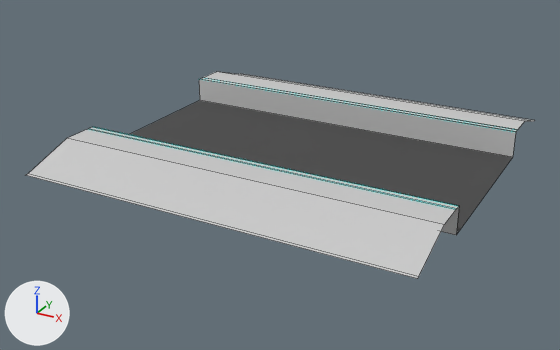
The FBX model BODY/Assets/Main/Meshes/Environment/rails/pressure_plate/pressure_plate_base_heavy_straight_01.FBX, before and after one commit.
Before and after are seen from a 50 mm camera at (3.52, -6.89, 3.04) aimed at (-0.14, -0.24, -0.28). Lighting does not change. The marker at lower left points along +X, +Y and +Z. Mesh edges are drawn as thin lines. Where no turn or scale is listed for an object, it has been applied to the vertices.

The older version as bpy lines, for what is in view:
```python
me_mesh = bpy.data.meshes.new('Mesh')
me_mesh.from_pydata(...)  # 32 vertices, 15 faces; spans x -2.0..2.0, y -2.0..2.0, z -0.1..0.18
# faces by material slot: [10, 1, 4]
me_mesh.materials.append(mat_rahmen)  # light grey #cacaca
me_mesh.materials.append(mat_schiene)  # dark grey #474747
me_mesh.materials.append(mat_glow)  # cyan #00fdf6
# before: 0 (2.0, 1.0, 0.18) at pixel (515, 132), 1 (2.0, 1.02, 0.18) at pixel (516, 131), 4 (2.0, 1.4, 0.18) at pixel (524, 121), 5 (2.0, 1.09, 0.18) at pixel (517, 129), 6 (2.0, 1.07, 0.18) at pixel (517, 130)
# before: 8 (-2.0, 1.0, 0.18) at pixel (198, 79), 10 (-2.0, 1.02, 0.18) at pixel (199, 79), 13 (-2.0, 1.09, 0.18) at pixel (202, 77), 14 (-2.0, 1.4, 0.18) at pixel (216, 71), 15 (-2.0, 1.07, 0.18) at pixel (202, 77)
# before: 16 (2.0, -1.0, 0.18) at pixel (459, 205), 18 (2.0, -1.02, 0.18) at pixel (458, 206), 21 (2.0, -1.09, 0.18) at pixel (455, 209), 22 (2.0, -1.4, 0.18) at pixel (444, 224), 23 (2.0, -1.07, 0.18) at pixel (456, 208)
# before: 24 (-2.0, -1.0, 0.18) at pixel (92, 126), 26 (-2.0, -1.02, 0.18) at pixel (91, 127), 29 (-2.0, -1.09, 0.18) at pixel (87, 129), 30 (-2.0, -1.4, 0.18) at pixel (66, 138), 31 (-2.0, -1.07, 0.18) at pixel (88, 128)
ob_pressure_plate_base_heavy_straight_01 = bpy.data.objects.new('pressure_plate_base_heavy_straight_01', me_mesh)
ob_pressure_plate_base_heavy_straight_01.location = (0.0, 0.0, 0.0)
```
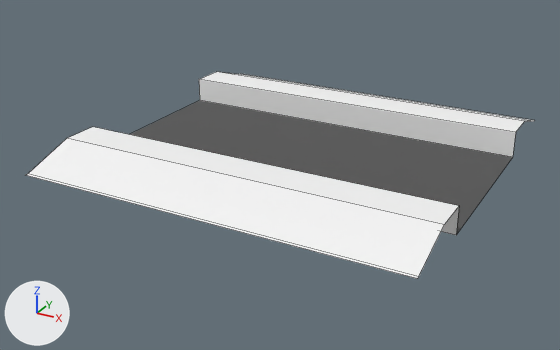
Diff of the bpy script that builds the scene:
```diff
--- a/BODY/Assets/Main/Meshes/Environment/rails/pressure_plate/pressure_plate_base_heavy_straight_01.FBX.py
+++ b/BODY/Assets/Main/Meshes/Environment/rails/pressure_plate/pressure_plate_base_heavy_straight_01.FBX.py
@@ mat_basecolor @@
+mat_basecolor = principled_material('Basecolor')
+mat_basecolor.base_color = (0.91, 0.91, 0.91)  # white #f5f5f5
+mat_basecolor.roughness = 0.859
@@ mat_leiste @@
+mat_leiste = principled_material('Leiste')
+mat_leiste.base_color = (0.0902, 0.0902, 0.0902)  # dark grey #555555
+mat_leiste.roughness = 0.859
@@ me_mesh @@
 # used by ob_pressure_plate_base_heavy_straight_01; location = (0.0, 0.0, 0.0)
 # verts and faces of me_mesh; kept vertices keep their numbers, new ones are numbered from 32
-me_mesh.from_pydata(...)  # 32 vertices, 15 faces; spans x -2.0..2.0, y -2.0..2.0, z -0.1..0.18
-me_mesh.materials.append(mat_schiene)  # dark grey #474747
-me_mesh.materials.append(mat_glow)  # cyan #00fdf6
+me_mesh.from_pydata(...)  # 20 vertices, 9 faces; spans x -2.0..2.0, y -2.0..2.0, z -0.1..0.18
+# me_mesh part 1
+delete_vertices([1, 5, 6, 10, 13, 15])  # with the faces that use them
+faces += [(0, 4, 14, 8)]  # mat_basecolor (white #f5f5f5)
+# me_mesh part 2
+delete_vertices([18, 21, 23, 26, 29, 31])  # with the faces that use them
+faces += [(16, 24, 30, 22)]  # mat_basecolor (white #f5f5f5)
+# me_mesh part 3: 6 faces spanning x -2.0..2.0, y -2.0..2.0, z -0.1..0.18 switch from mat_rahmen (light grey #cacaca) to mat_basecolor (white #f5f5f5)
+# me_mesh part 4: 1 face spanning x -2.0..2.0, y -1.0..1.0, z -0.1 switches from mat_schiene (dark grey #474747) to mat_leiste (dark grey #555555)
+me_mesh.materials.append(mat_leiste)  # dark grey #555555
```

Where the change shows, as pixel boxes (x1, y1, x2, y2) in the pictures (560 x 350 px):
part 1 of me_mesh, cut back
    both: (200, 72, 524, 132)
part 2 of me_mesh, cut back
    both: (67, 127, 459, 225)
part 3 of me_mesh, recoloured (grey to white)
    both: (27, 72, 535, 278)
part 4 of me_mesh, recoloured
    both: (129, 100, 512, 235)
